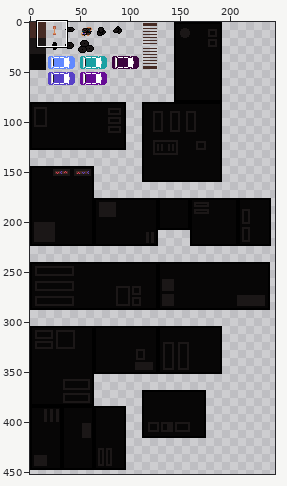
Pixel-art file, stored at art/background_spritesheet.aseprite. The first picture is a wide view before the edit; the outline marks the close-up.
Close-up. The starting point:
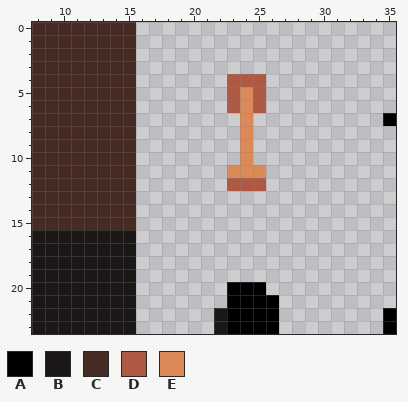
256x512 pixels, 1 frame. Shown: x 8..35, y 0..23. The wide view leaves out empty margins.
Palette (. is transparent): A #000000  B #1b1717  C #462b24  D #af5945  E #db8956
Pixels before, first column x 8:
 0 CCCCCCCC....................
 1 CCCCCCCC....................
 2 CCCCCCCC....................
 3 CCCCCCCC....................
 4 CCCCCCCC.......DDD..........
 5 CCCCCCCC.......DED..........
 6 CCCCCCCC.......DED..........
 7 CCCCCCCC........E..........A
 8 CCCCCCCC........E...........
 9 CCCCCCCC........E...........
10 CCCCCCCC........E...........
11 CCCCCCCC.......EEE..........
12 CCCCCCCC.......DDD..........
13 CCCCCCCC....................
14 CCCCCCCC....................
15 CCCCCCCC....................
16 BBBBBBBB....................
17 BBBBBBBB....................
18 BBBBBBBB....................
19 BBBBBBBB....................
20 BBBBBBBB.......AAA..........
21 BBBBBBBB.......AAAA.........
22 BBBBBBBB......BAAAA........A
23 BBBBBBBB......BAAAA........A
Now the later version:
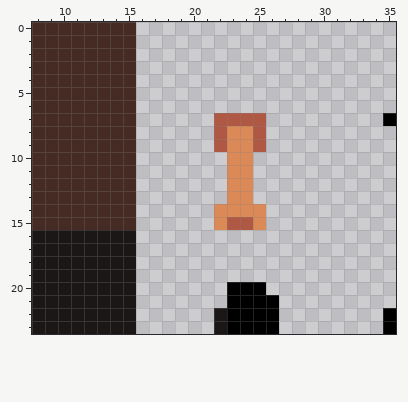
From old to new:
{"where": "layer \"Layer 1\""}
{"y":4,"x":23,"old":"DDD","new":"..."}
{"y":5,"x":23,"old":"DED","new":"..."}
{"y":6,"x":23,"old":"DED","new":"..."}
{"y":7,"x":22,"old":"..E.","new":"DDDD"}
{"y":8,"x":22,"old":"..","new":"DE"}
{"y":8,"x":25,"old":".","new":"D"}
{"y":9,"x":22,"old":"..","new":"DE"}
{"y":9,"x":25,"old":".","new":"D"}
{"y":10,"x":23,"old":".","new":"E"}
{"y":11,"x":25,"old":"E","new":"."}
{"y":12,"x":23,"old":"DDD","new":"EE."}
{"y":13,"x":23,"old":"..","new":"EE"}
{"y":14,"x":22,"old":"....","new":"EEEE"}
{"y":15,"x":22,"old":"....","new":"EDDE"}
{"label":"changed","picture_box":[214,74,266,230]}
